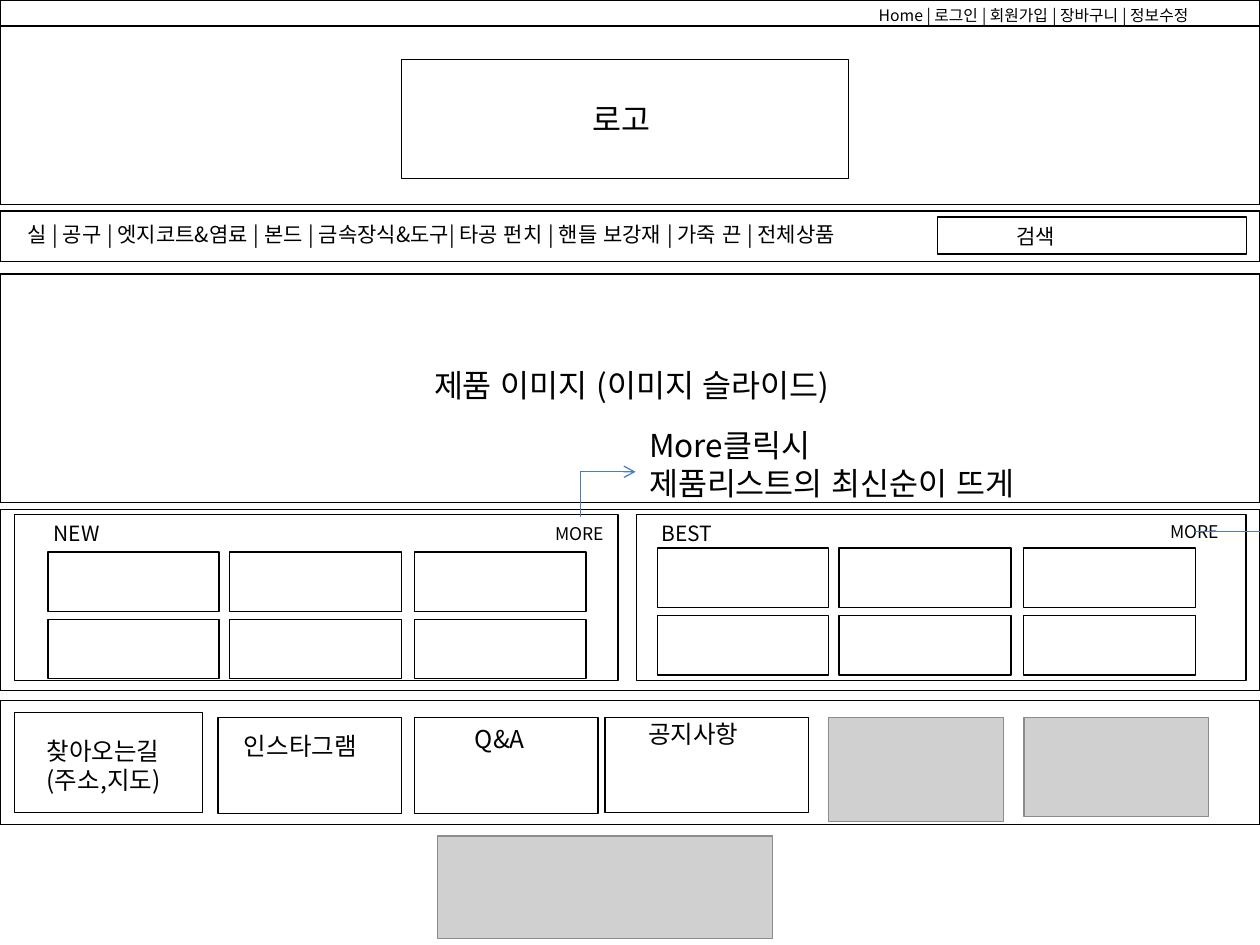
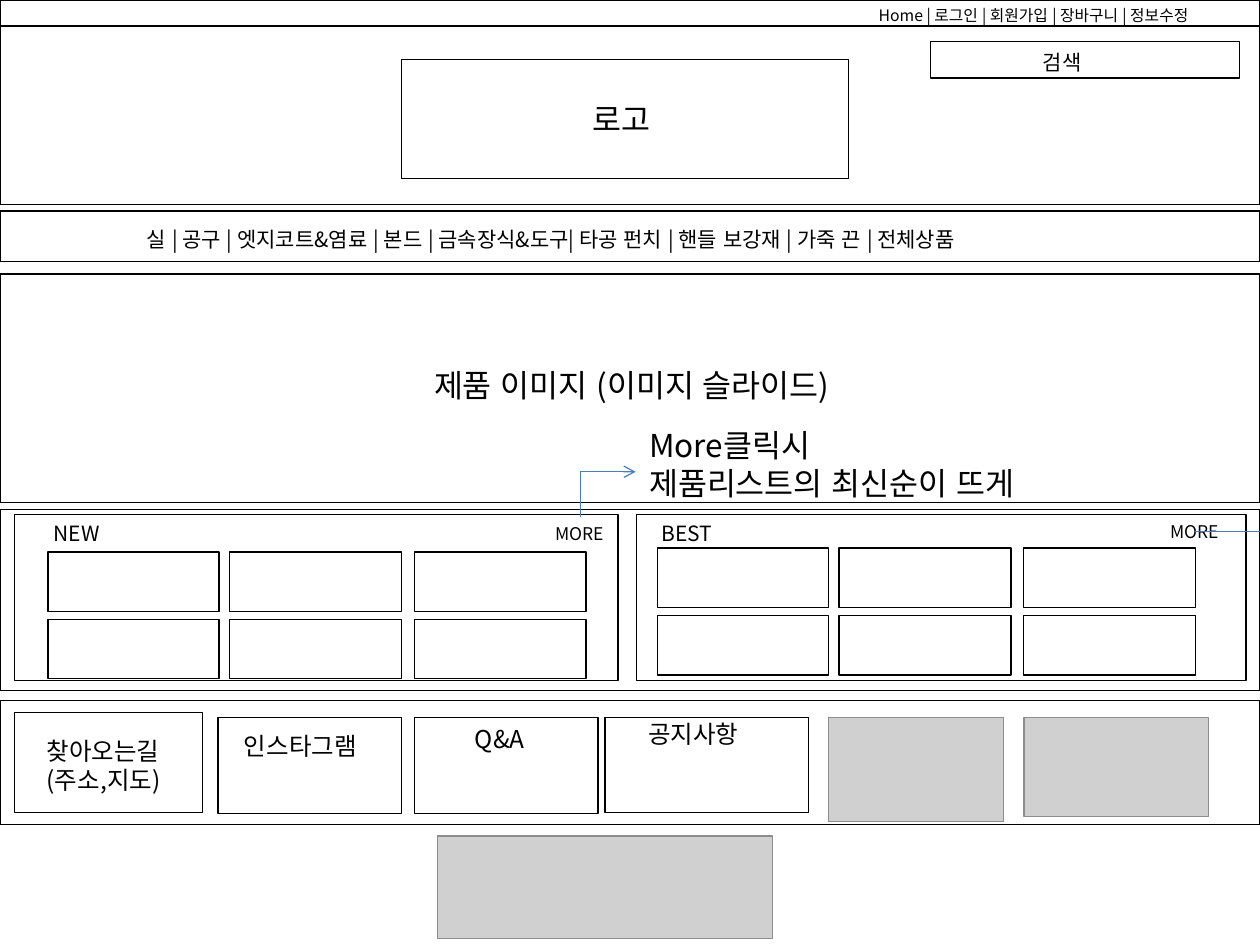
Before and after one commit to yeonjihyo/Leather, a slide deck: slide 1 of Notes/Leather_스토리보드.pptx. Drawn at 1260x945 pixels with LibreOffice and Linux fonts; fonts in the diff are those of the drawing; grey boxes stand for pictures. Boxes give left, top, right and bottom in pixels: in the first picture for what was removed or moved away, otherwise in the second. Text is boxed around its words. In the diff, an @@ line names an element or a change of style, - is before the commit and + after.

Commit message:
0820-스토리보드수정

```diff
--- a/Notes/Leather_스토리보드.pptx
+++ b/Notes/Leather_스토리보드.pptx
@@ rectangle: place and size @@
-rectangle at box(937, 217, 1246, 253)
+rectangle at box(931, 42, 1240, 78)
@@ text "검색": place and size @@
-text "검색" at box(1016, 226, 1055, 246)
+text "검색" at box(1043, 52, 1082, 72)
@@ text "실 | 공구 | 엣지코트&염료 ...": place and size @@
-text "실 | 공구 | 엣지코트&염료 ..." at box(27, 224, 835, 248)
+text "실 | 공구 | 엣지코트&염료 ..." at box(147, 229, 954, 252)
```
